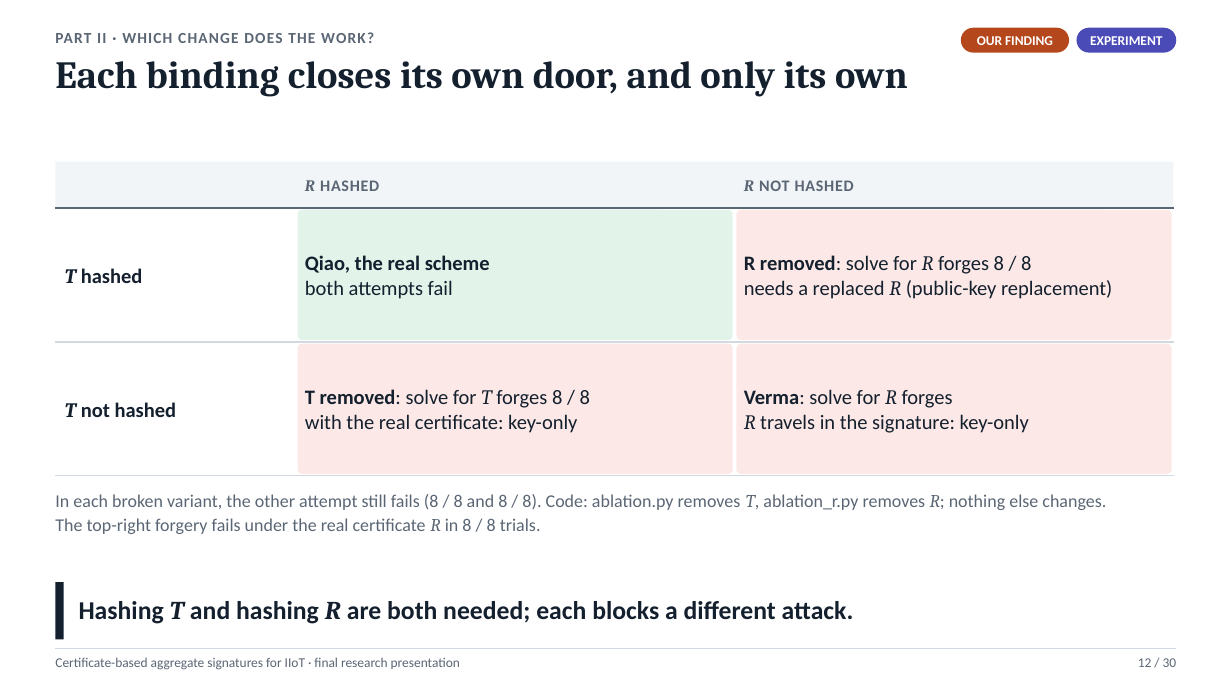
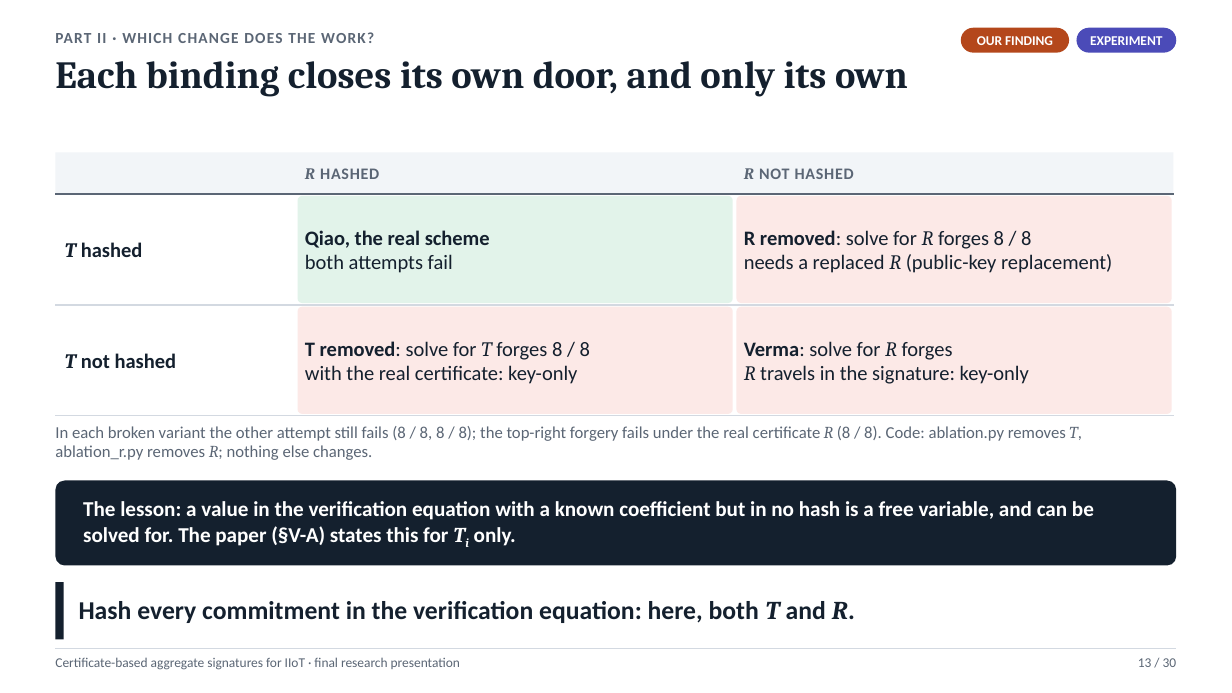
Before and after one commit to Anurag-1205/Certificate-Based-Aggregate-Signature, a slide deck: slide 13 of presentation/CBAS_Final_Presentation.pptx (slide 12 before the commit). Drawn at 1232x693 pixels with LibreOffice and Linux fonts; fonts in the diff are those of the drawing. Boxes give left, top, right and bottom in pixels: in the first picture for what was removed or moved away, otherwise in the second. Text is boxed around its words. In the diff, an @@ line names an element or a change of style, - is before the commit and + after.

Commit message:
Apply the review fixes to the final presentation
Correct the Part III claim to "x2.4 before and after optimisation" on
every slide that carried it. Add a standalone problem slide, explain the
reproduced attack on the recap and in backup B15, and define F1/F2 and
Te/Ta/Th where first used. Retag the aggregator property as known and
mark the aggregation-security card as the paper's argument. Presenter
cues are off by default; backup B16 lists the references. Still 30 main
slides.

```diff
--- a/presentation/CBAS_Final_Presentation.pptx
+++ b/presentation/CBAS_Final_Presentation.pptx
@@ rectangle: place and size @@
-rectangle at box(55, 162, 1174, 208)
+rectangle at box(55, 152, 1174, 194)
@@ text "R HASHED": place and size @@
-text "R HASHED" at box(305, 180, 379, 191)
+text "R HASHED" at box(305, 168, 379, 179)
@@ text "R NOT HASHED": place and size @@
-text "R NOT HASHED" at box(744, 180, 854, 191)
+text "R NOT HASHED" at box(744, 168, 854, 179)
@@ line moved from (55, 208) - (1174, 208) to (55, 194) - (1174, 194) @@
@@ text "T hashed": place and size @@
-text "T hashed" at box(65, 268, 143, 283)
+text "T hashed" at box(65, 242, 143, 257)
@@ rounded rectangle: place and size @@
-rounded rectangle at box(298, 210, 733, 340)
+rounded rectangle at box(298, 196, 733, 303)
@@ text "Qiao, the real scheme": place and size @@
-text "Qiao, the real scheme" at box(305, 255, 490, 299)
+text "Qiao, the real scheme" at box(305, 230, 490, 273)
@@ rounded rectangle: place and size @@
-rounded rectangle at box(737, 210, 1172, 340)
+rounded rectangle at box(737, 196, 1172, 303)
@@ text "R removed: solve for R ...": place and size @@
-text "R removed: solve for R ..." at box(744, 255, 1112, 299)
+text "R removed: solve for R ..." at box(744, 230, 1112, 273)
@@ line moved from (55, 342) - (1174, 342) to (55, 305) - (1174, 305) @@
@@ text "T not hashed": place and size @@
-text "T not hashed" at box(65, 402, 177, 417)
+text "T not hashed" at box(65, 353, 177, 368)
@@ rounded rectangle: place and size @@
-rounded rectangle at box(298, 344, 733, 474)
+rounded rectangle at box(298, 307, 733, 414)
@@ text "T removed: solve for T ...": place and size @@
-text "T removed: solve for T ..." at box(305, 389, 590, 433)
+text "T removed: solve for T ..." at box(305, 341, 590, 384)
@@ proportions changed in 4 elements at box(298, 196, 733, 303), box(737, 196, 1172, 303), box(298, 307, 733, 414), box(737, 307, 1172, 414) @@
@@ rounded rectangle: place and size @@
-rounded rectangle at box(737, 344, 1172, 474)
+rounded rectangle at box(737, 307, 1172, 414)
@@ text "Verma: solve for R forges": place and size @@
-text "Verma: solve for R forges" at box(744, 389, 1029, 433)
+text "Verma: solve for R forges" at box(744, 341, 1029, 384)
@@ line moved from (55, 476) - (1174, 476) to (55, 416) - (1174, 416) @@
@@ text at box(55, 426, 1082, 460): text changed; size 14 to 13 pt @@
-In each broken variant, the other attempt still fails (8 / 8 and 8 / 8). Code: ablation.py removes T, ablation_r.py removes R; nothing else changes.
-The top-right forgery fails under the real certificate R in 8 / 8 trials.
+In each broken variant the other attempt still fails (8 / 8, 8 / 8); the top-right forgery fails under the real certificate R (8 / 8). Code: ablation.py removes T, ablation_r.py removes R; nothing else changes.
@@ rounded rectangle added at box(55, 481, 1177, 566), fill #14202E @@
@@ text at box(83, 501, 1094, 546): text changed; size 20 to 16.5 pt; text colour #14202E to #FFFFFF @@
-Hashing T and hashing R are both needed; each blocks a different attack.
+The lesson: a value in the verification equation with a known coefficient but in no hash is a free variable, and can be solved for. The paper (§V-A) states this for Ti only.
@@ text added at box(79, 601, 855, 623), 20 pt, text #14202E, bold @@
+Hash every commitment in the verification equation: here, both T and R.
```
Also in this commit, not shown: 23 other slides changed, 3 slides added, 1 slide removed, 15 other files.
